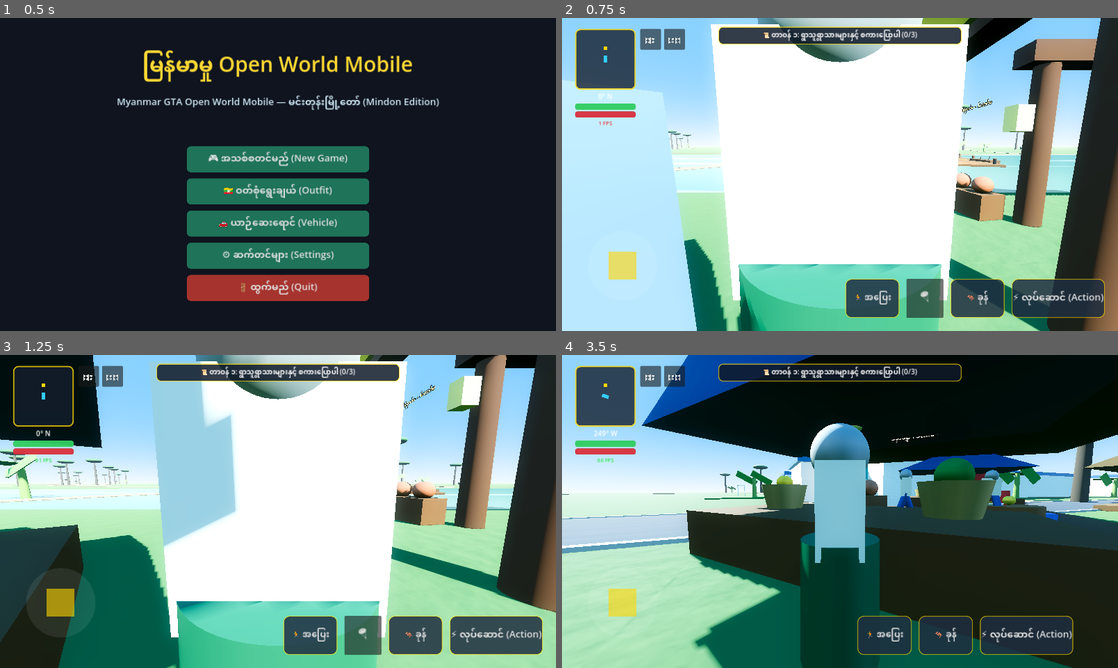
Above: before the commit, frames 1-4 (two rows, left to right).
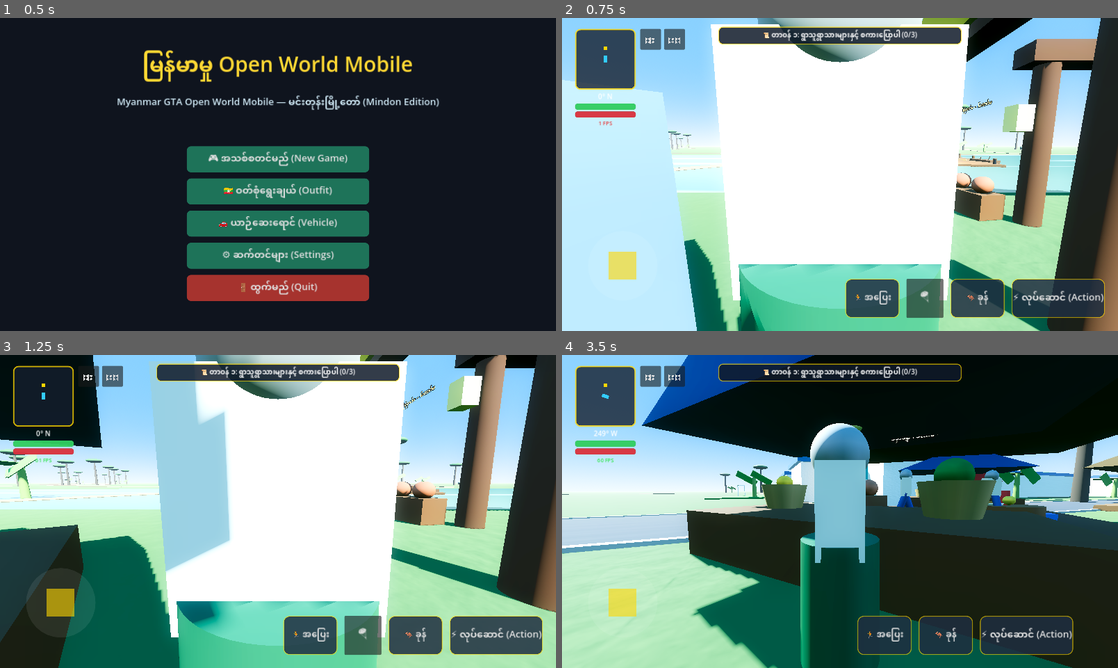
Above: after the commit, the same moments.

Repository: sudohlaingwin/gta-open-world
Game: Godot game, scene res://scenes/main_menu.tscn
Same seed, same stepped clock (60 frames per second), same inputs: the game is played once before the commit and once after it.
Inputs (mouse positions are in pixels of both pictures, inside the frame that each line leads up to):
- Up to frame 1 (0.5 s): no input
- Up to frame 2 (0.75 s): click "🎮 အသစ်စတင်မည် (New Game)" at 0.5 s
- Up to frame 3 (1.25 s): no input
- Up to frame 4 (3.5 s): drag from (628, 611) to (895, 442) at 1.27 s; drag from (728, 527) to (812, 574) at 2.02 s; move the mouse to (895, 442) at 2.77 s; hold Right (ui_right) from 2.78 s (still down); hold Ctrl from 2.78 s (still down)

Frame 1 is identical in both runs. In frame 2, 0.7% of the frame differs, in the area x 20-92%, y 14-100%; in frame 3, 3.1%; in frame 4, 3.2%, in the area x 0-100%, y 21-100%.

Commit message:
feat(slice-187): Realistic 300-Second Day/Night Solar Progression and Ambient Energy Dynamic Modulation

Diff:
--- a/scripts/day_night_cycle.gd
+++ b/scripts/day_night_cycle.gd
@@ -1,6 +1,6 @@
 extends Node3D
 
-@export var day_length_seconds: float = 120.0
+@export var day_length_seconds: float = 300.0
 @onready var sun: DirectionalLight3D = $SunLight
 
 var time_passed: float = 0.0
@@ -22,24 +22,25 @@
 		if daylight >= 0.6:
 			# High noon clean tropical sunlight
 			sun.light_color = Color(1.0, 0.98, 0.92, 1.0)
-			sun.light_energy = 1.2
+			sun.light_energy = 1.35
 		elif daylight >= 0.15:
 			# Authentic Myanmar Golden Hour warmth
 			var t = (daylight - 0.15) / 0.45
 			sun.light_color = Color(1.0, 0.78 + (0.2 * t), 0.48 + (0.44 * t), 1.0)
-			sun.light_energy = 0.4 + (0.8 * t)
+			sun.light_energy = 0.45 + (0.9 * t)
 		else:
 			# Cool serene lunar night
 			sun.light_color = Color(0.42, 0.52, 0.78, 1.0)
-			sun.light_energy = 0.12
+			sun.light_energy = 0.15
 
 		# Dynamic atmospheric procedural sky gradient modulation
 		var world_env = get_tree().get_first_node_in_group("world_env")
 		if not world_env:
 			world_env = get_parent().get_node_or_null("WorldEnvironment")
-		if world_env and world_env.environment and world_env.environment.sky:
-			var sky_mat = world_env.environment.sky.sky_material
-			if sky_mat is ProceduralSkyMaterial:
+		if world_env and world_env.environment:
+			var env = world_env.environment
+			if env.sky and env.sky.sky_material is ProceduralSkyMaterial:
+				var sky_mat = env.sky.sky_material
 				if daylight >= 0.6:
 					# Crisp tropical blue sky
 					sky_mat.sky_top_color = Color(0.24, 0.54, 0.88, 1.0)
@@ -54,6 +55,9 @@
 					sky_mat.sky_top_color = Color(0.04, 0.06, 0.12, 1.0)
 					sky_mat.sky_horizon_color = Color(0.12, 0.14, 0.22, 1.0)
 
+			# Modulate ambient light energy dynamically
+			env.ambient_light_energy = lerpf(0.25, 0.95, daylight)
+
 func get_daylight() -> float:
 	if sun:
 		var angle = wrapf(sun.rotation.x, 0.0, TAU)
Not shown, changed: COLLAB.md
